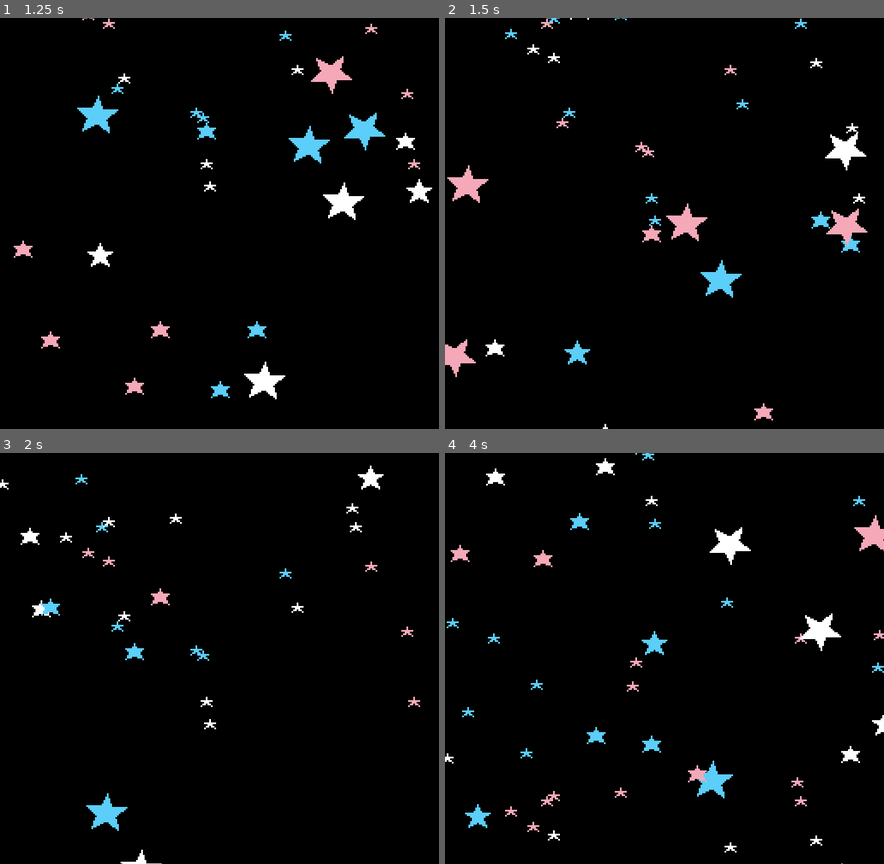
Above: before the commit, frames 1-4 (two rows, left to right).
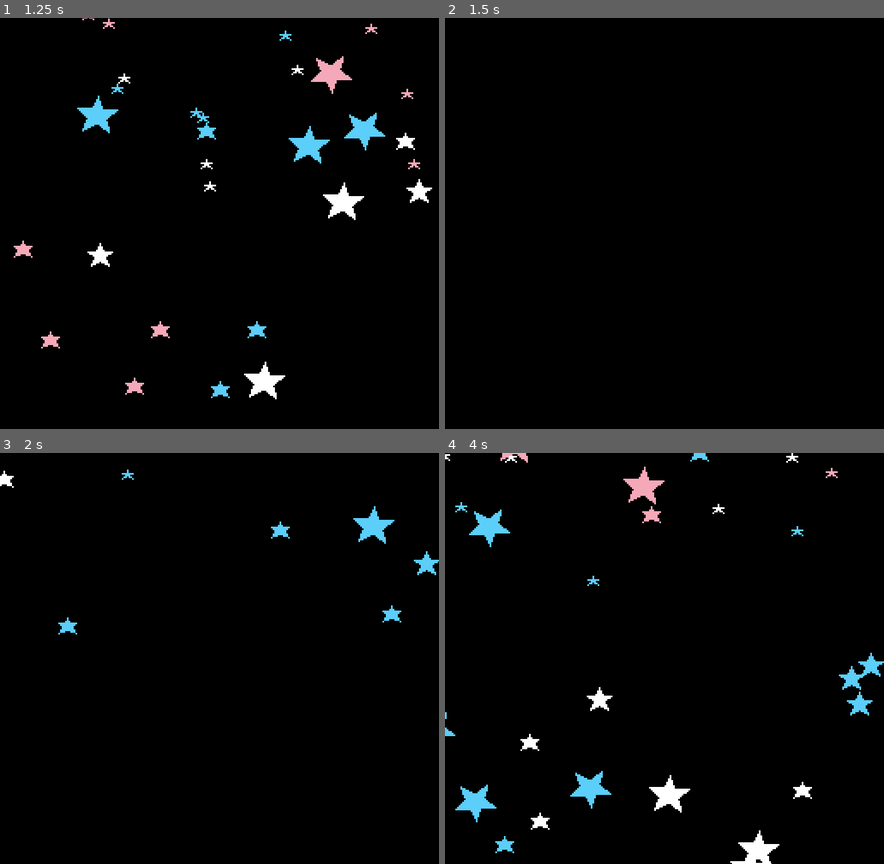
Above: after the commit, the same moments.

Repository: pyritev/RumbleStation-Stars-Demo
Game: Godot game, scene res://main.tscn
Same seed, same stepped clock (60 frames per second), same inputs: the game is played once before the commit and once after it.
Inputs:
- Up to frame 1 (1.25 s): hold Right (color_right) from 0.53 s (still down); tap M (music) at 0.6 s
- Up to frame 2 (1.5 s): release Right (color_right) at 1.28 s; hold , (scale_down, bound only after the commit) from 1.28 s (still down); tap M (music) at 1.35 s
- Up to frame 3 (2 s): keep holding , (scale_down, bound only after the commit)
- Up to frame 4 (4 s): release , (scale_down, bound only after the commit) at 2.03 s; hold Right (color_right) 2.03-2.78 s; tap M (music) at 2.1, 2.85, 3.6 s; hold . (scale_up, bound only after the commit) 2.78-3.53 s; hold Left (color_left) from 3.53 s (still down)

Frame 1 is identical in both runs. In frame 2, 3.1% of the frame differs, in the area x 0-97%, y 0-100%; in frame 3, 2.4%; in frame 4, 6.5%, in the area x 0-100%, y 0-100%.

Commit message:
add spawn scaling

Diff:
--- a/SignalBus.gd
+++ b/SignalBus.gd
@@ -4,10 +4,14 @@
 signal theme_change(amount)
 signal timer_timed_out()
 
+var star_scale := 1.0
+
 # Called when the node enters the scene tree for the first time.
 func _ready():
 	pass # Replace with function body.
 
+func change_star_scale(iterator):
+	star_scale += iterator
 
 # Called every frame. 'delta' is the elapsed time since the previous frame.
 func _process(_delta):
--- a/main.gd
+++ b/main.gd
@@ -2,20 +2,21 @@
 var speed_multiplier := 2.0
 @onready var timer = $Timer
 @onready var wait_time = 0.4
+@onready var star_scale := SignalBus.star_scale
 
 # Called when the node enters the scene tree for the first time.
 func _ready():
-	for x in 30:
+	for x in round(30 * star_scale):
 		SignalBus.spawn_new.emit(Vector2.ZERO, get_viewport().get_visible_rect().size, "small")
-	for x in 5:
+	for x in round(5 * star_scale):
 		SignalBus.spawn_new.emit(Vector2.ZERO, get_viewport().get_visible_rect().size, "medium")
-	for x in 5:
+	for x in round(5 * star_scale):
 		SignalBus.spawn_new.emit(Vector2.ZERO, get_viewport().get_visible_rect().size, "medium_45")
-	for x in 5:
+	for x in round(5 * star_scale):
 		SignalBus.spawn_new.emit(Vector2.ZERO, get_viewport().get_visible_rect().size, "xmedium_45")
-	for x in 5:
+	for x in round(5 * star_scale):
 		SignalBus.spawn_new.emit(Vector2.ZERO, get_viewport().get_visible_rect().size, "large_45")
-	for x in 5:
+	for x in round(5 * star_scale):
 		SignalBus.spawn_new.emit(Vector2.ZERO, get_viewport().get_visible_rect().size, "large_45_tilted")
 
 
@@ -39,6 +40,18 @@
 	if Input.is_action_just_pressed("color_right"):
 		if not Colors.color_theme == Colors.colors.size() - 1:
 			Colors.change_theme(1)
+	if Input.is_action_just_pressed("scale_down") and star_scale >= 1:
+		SignalBus.star_scale -= 0.5
+		print("star scale set to " + str(SignalBus.star_scale))
+		get_tree().reload_current_scene()
+	if Input.is_action_just_pressed("scale_up"):
+		SignalBus.star_scale += 0.5
+		print("star scale set to " + str(SignalBus.star_scale))
+		get_tree().reload_current_scene()
+	if Input.is_action_just_pressed("scale_reset"):
+		SignalBus.star_scale = 1.0
+		print("star scale set to " + str(SignalBus.star_scale))
+		get_tree().reload_current_scene()
 
 	if Input.is_action_just_pressed("fullscreen"):
 		if DisplayServer.window_get_mode() == DisplayServer.WINDOW_MODE_WINDOWED:
--- a/project.godot
+++ b/project.godot
@@ -68,6 +68,21 @@
 "events": [Object(InputEventKey,"resource_local_to_scene":false,"resource_name":"","device":-1,"window_id":0,"alt_pressed":false,"shift_pressed":false,"ctrl_pressed":false,"meta_pressed":false,"pressed":false,"keycode":0,"physical_keycode":77,"key_label":0,"unicode":109,"echo":false,"script":null)
 ]
 }
+scale_down={
+"deadzone": 0.5,
+"events": [Object(InputEventKey,"resource_local_to_scene":false,"resource_name":"","device":-1,"window_id":0,"alt_pressed":false,"shift_pressed":false,"ctrl_pressed":false,"meta_pressed":false,"pressed":false,"keycode":0,"physical_keycode":44,"key_label":0,"unicode":44,"echo":false,"script":null)
+]
+}
+scale_up={
+"deadzone": 0.5,
+"events": [Object(InputEventKey,"resource_local_to_scene":false,"resource_name":"","device":-1,"window_id":0,"alt_pressed":false,"shift_pressed":false,"ctrl_pressed":false,"meta_pressed":false,"pressed":false,"keycode":0,"physical_keycode":46,"key_label":0,"unicode":46,"echo":false,"script":null)
+]
+}
+scale_reset={
+"deadzone": 0.5,
+"events": [Object(InputEventKey,"resource_local_to_scene":false,"resource_name":"","device":-1,"window_id":0,"alt_pressed":false,"shift_pressed":false,"ctrl_pressed":false,"meta_pressed":false,"pressed":false,"keycode":0,"physical_keycode":47,"key_label":0,"unicode":47,"echo":false,"script":null)
+]
+}
 
 [physics]
 
Not shown, changed: README.md
